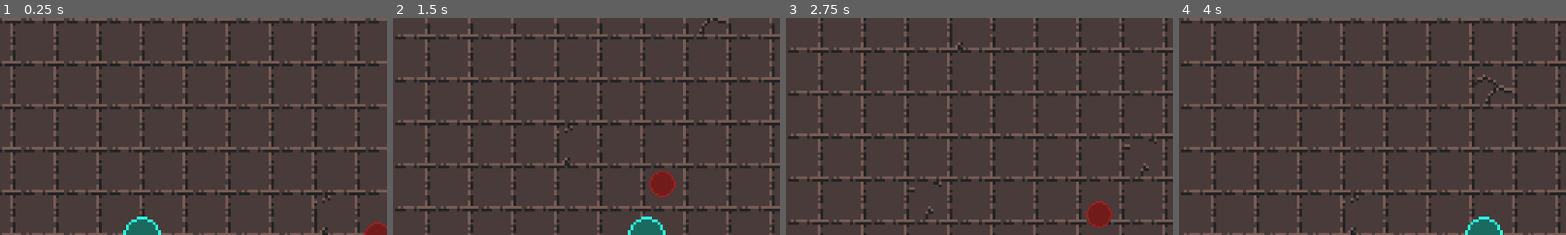
Above: before the commit, frames 1-4 (left to right).
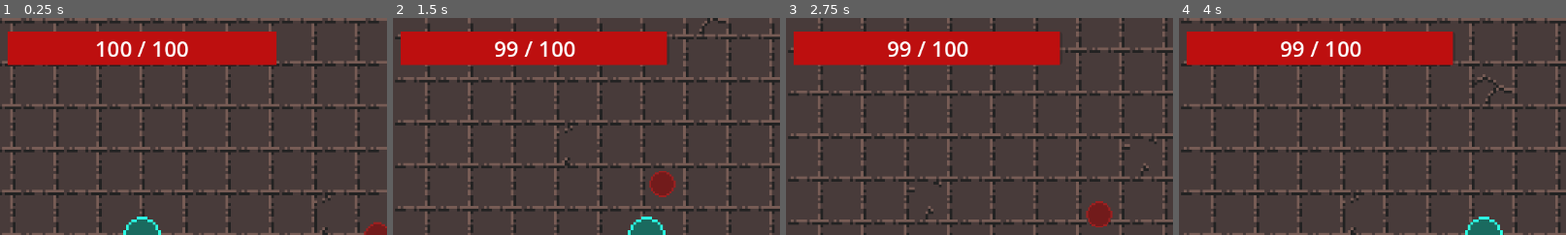
Above: after the commit, the same moments.

Repository: TheOakSaint/RedAttack
Game: Godot game, scene res://scenes/game.tscn
Two runs of this game, one before a commit and one after it. Both use one fixed random seed, a clock stepped at 60 frames per second and the inputs below.
Inputs:
- Up to frame 1 (0.25 s): no input
- Up to frame 2 (1.5 s): hold D (action_right) 0.53-1.28 s; hold S (action_down) from 1.28 s (still down)
- Up to frame 3 (2.75 s): release S (action_down) at 2.03 s; hold D (action_right) from 2.03 s (still down)
- Up to frame 4 (4 s): release D (action_right) at 2.78 s; hold W (action_up) 2.78-3.53 s; hold A (action_left) from 3.53 s (still down)
The pictures show only the part of the screen within x 32-82%, y 0-50%; the shares and areas given below are measured in that part.

The runs differ from the first frame. In frame 1, 11% of the frame differs, in the area x 2-72%, y 6-22%; in frame 2, 11%; in frame 3, 11%; in frame 4, 11%.

Commit message:
Player Health Bar HUD

Diff:
--- a/scenes/enemy.gd
+++ b/scenes/enemy.gd
@@ -28,17 +28,17 @@
 		var collision = get_slide_collision(i)
 		var body = collision.get_collider()
 		if body.is_in_group("Player"):
-			try_damage(damage, body)
+			try_damage(body)
 
-func try_damage(damage, body):
+func try_damage(body):
 	if damagetimer.is_stopped():
-		var health = body.get_node("HealthComponent")
-		health.take_damage(damage)
+		var Phealth = body.get_node("HealthComponent")
+		Phealth.take_damage(damage)
 		damagetimer.start(1.0/attack_speed)
 
 
 func _on_died():
 	print("died")
 
-func _on_health_changed(current, max):
-	print(str(current) + " / " + str(max))
+func _on_health_changed(current, maxH):
+	print(str(current) + " / " + str(maxH))
--- a/scenes/game.tscn
+++ b/scenes/game.tscn
@@ -5,6 +5,7 @@
 [ext_resource type="Texture2D" uid="uid://c4ie2r4epdsj8" path="res://assets/sprites/atlas_walls_low-16x16.png" id="3_iywne"]
 [ext_resource type="Texture2D" uid="uid://c8x2mtf4vml25" path="res://assets/sprites/atlas_walls_high-16x32.png" id="4_p57ef"]
 [ext_resource type="PackedScene" uid="uid://b1ly665fk8pb0" path="res://scenes/enemy.tscn" id="5_iywne"]
+[ext_resource type="PackedScene" uid="uid://dtg2o2c7q6ki3" path="res://scenes/hud.tscn" id="6_p57ef"]
 
 [sub_resource type="TileSetAtlasSource" id="TileSetAtlasSource_u5sy4"]
 texture = ExtResource("2_lbhrr")
@@ -327,3 +328,7 @@
 [node name="Enemy" parent="." unique_id=1368483892 instance=ExtResource("5_iywne")]
 z_index = 1
 position = Vector2(100, 0)
+
+[node name="UI" type="CanvasLayer" parent="." unique_id=2115665912]
+
+[node name="HUD" parent="UI" unique_id=1782913167 instance=ExtResource("6_p57ef")]
--- /dev/null
+++ b/scenes/health_bar.gd
@@ -0,0 +1,23 @@
+extends ProgressBar
+
+@onready var player : CharacterBody2D = get_tree().get_first_node_in_group("Player")
+
+@onready var text : Label = $HealthBarText
+
+# Called when the node enters the scene tree for the first time.
+func _ready() -> void:
+	player.health.health_changed.connect(_on_health_changed)
+	max_value = player.health.max_health
+	value = player.health.health
+	text.text = str(player.health.health) + " / " + str(player.health.max_health)
+
+
+# Called every frame. 'delta' is the elapsed time since the previous frame.
+func _process(delta: float) -> void:
+	pass
+
+
+func _on_health_changed(health, maxHealth):
+	max_value = maxHealth
+	value = health
+	text.text = str(health) + " / " + str(maxHealth)
--- /dev/null
+++ b/scenes/hud.tscn
@@ -0,0 +1,54 @@
+[gd_scene format=3 uid="uid://dtg2o2c7q6ki3"]
+
+[ext_resource type="Script" uid="uid://cxjrwnpddlihk" path="res://scenes/health_bar.gd" id="1_ahhtf"]
+
+[sub_resource type="Theme" id="Theme_ahhtf"]
+
+[sub_resource type="StyleBoxFlat" id="StyleBoxFlat_ahhtf"]
+bg_color = Color(0.74, 0.05919999, 0.05919999, 1)
+
+[node name="HUD" type="Control" unique_id=1782913167]
+layout_mode = 3
+anchors_preset = 15
+anchor_right = 1.0
+anchor_bottom = 1.0
+grow_horizontal = 2
+grow_vertical = 2
+
+[node name="HealthBarContainer" type="MarginContainer" parent="." unique_id=1452460518]
+layout_mode = 1
+anchors_preset = 5
+anchor_left = 0.5
+anchor_right = 0.5
+offset_left = -200.0
+offset_right = 200.0
+offset_bottom = 70.0
+grow_horizontal = 2
+theme_override_constants/margin_top = 20
+
+[node name="HealthBar" type="ProgressBar" parent="HealthBarContainer" unique_id=225563226]
+layout_mode = 2
+size_flags_vertical = 1
+theme = SubResource("Theme_ahhtf")
+theme_override_styles/fill = SubResource("StyleBoxFlat_ahhtf")
+step = 1.0
+show_percentage = false
+script = ExtResource("1_ahhtf")
+
+[node name="HealthBarText" type="Label" parent="HealthBarContainer/HealthBar" unique_id=84080142]
+layout_mode = 1
+anchors_preset = 8
+anchor_left = 0.5
+anchor_top = 0.5
+anchor_right = 0.5
+anchor_bottom = 0.5
+offset_left = -200.0
+offset_top = -15.0
+offset_right = 200.0
+offset_bottom = 15.0
+grow_horizontal = 2
+grow_vertical = 2
+theme_override_font_sizes/font_size = 32
+text = "0/0"
+horizontal_alignment = 1
+vertical_alignment = 1
--- a/scripts/player.gd
+++ b/scripts/player.gd
@@ -36,4 +36,4 @@
 	print("died")
 
 func _on_health_changed(current, max):
-	print(str(current) + " / " + str(max))
+	pass
Not shown, added: scenes/health_bar.gd.uid
